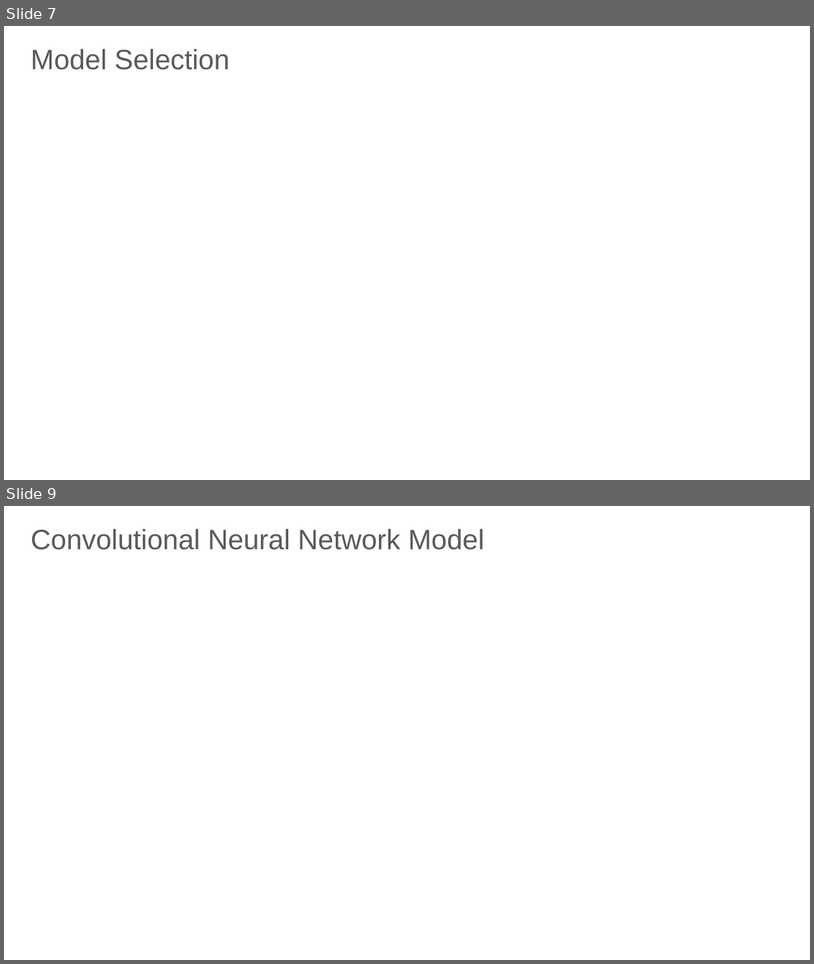
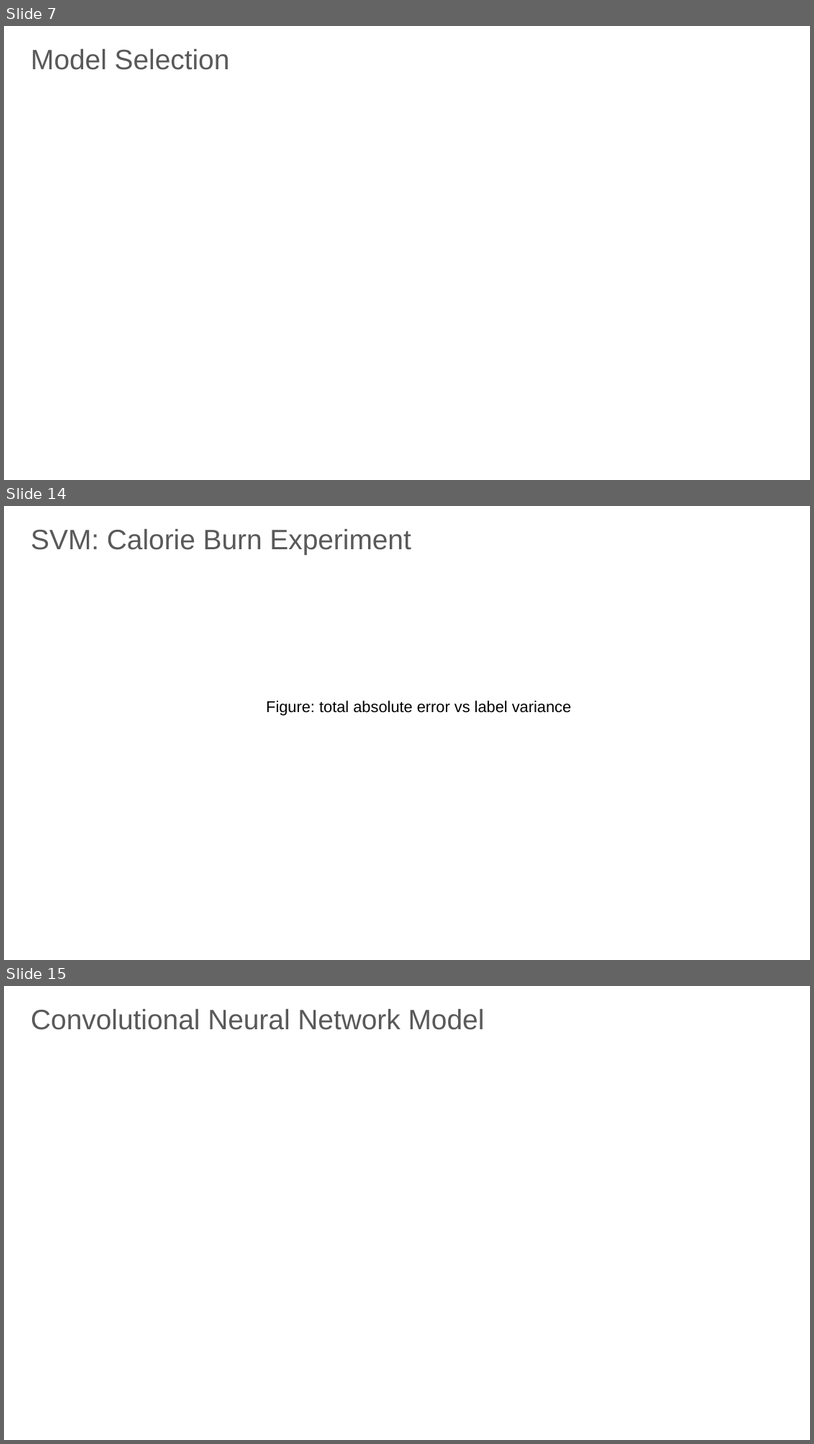
Before and after one commit to Root18D/AAI-501--Machine-Learning, a slide deck: AAI_501_Final_Project_Presentation_Group6_r1.pptx. Shown one above the other, each under a label of ours: slides 7 and 9 before the commit, slides 7, 14 and 15 after it; the slides between them are not shown. The pictures are 814x964 and 814x1444 pixels, drawn with LibreOffice and Linux fonts; fonts in the diff are those of the drawing; background and template pictures are left out. Boxes give left, top, right and bottom in pixels: in the first picture for what was removed or moved away, otherwise in the second. Text is boxed around its words. In the diff, an @@ line names an element or a change of style, - is before the commit and + after.

```diff
--- a/AAI_501_Final_Project_Presentation_Group6_r1.pptx
+++ b/AAI_501_Final_Project_Presentation_Group6_r1.pptx
@@ slide 14 added at <box>4,506,810,960</box>, background #FFFFFF @@
@@ text added at <box>31,529,411,554</box>, 25 pt, text #595959 @@
+SVM: Calorie Burn Experiment
@@ text added at <box>266,700,571,716</box>, 14 pt, text #000000 @@
+Figure: total absolute error vs label variance
@@ what was slide 9 is now slide 15 @@
```
Also in this commit, not shown: 1 slide changed, 5 other slides added, 2 other files.
